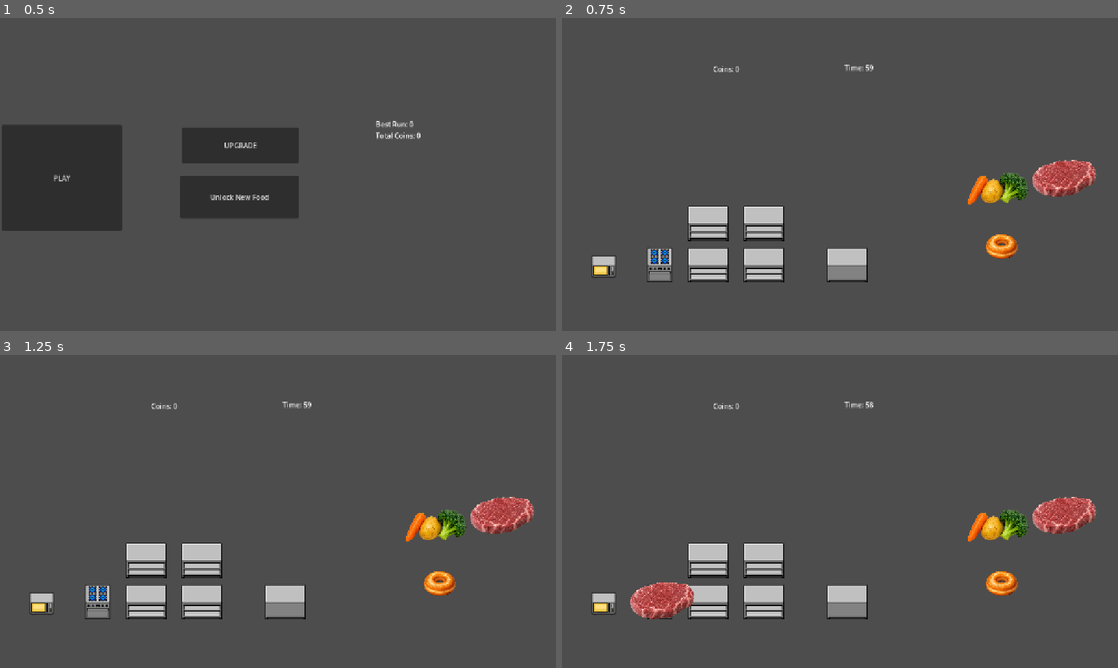
Above: before the commit, frames 1-4 (two rows, left to right).
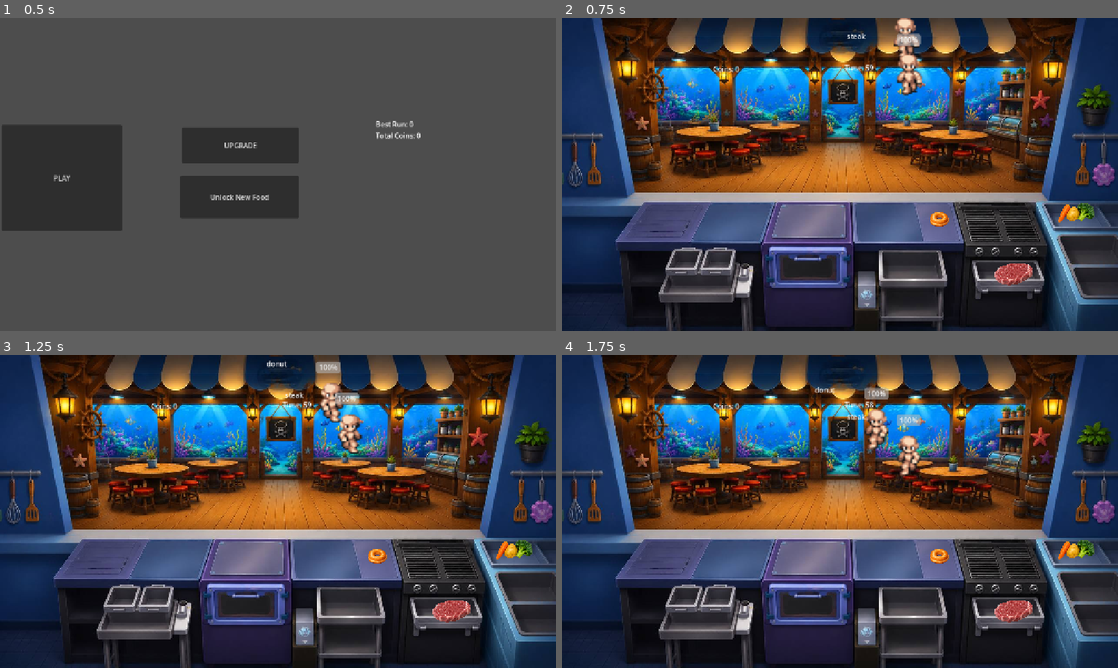
Above: after the commit, the same moments.

Repository: non123a/resturantSim
Game: Godot game, scene res://scenes/dashboard/dashboard.tscn
Same seed, same stepped clock (60 frames per second), same inputs: the game is played once before the commit and once after it.
Inputs (mouse positions are in pixels of both pictures, inside the frame that each line leads up to):
- Up to frame 1 (0.5 s): no input
- Up to frame 2 (0.75 s): click "PLAY" at 0.5 s
- Up to frame 3 (1.25 s): no input
- Up to frame 4 (1.75 s): drag from (1062, 514) to (662, 602) at 1.27 s

Frame 1 is identical in both runs. In frame 2, 95% of the frame differs, in the area x 0-100%, y 0-100%; in frame 3, 95%; in frame 4, 95%.

Commit message:
adding main background

Diff:
--- a/scenes/main/main.tscn
+++ b/scenes/main/main.tscn
@@ -1,6 +1,7 @@
-[gd_scene load_steps=37 format=4 uid="uid://bqi216w3j6cmc"]
+[gd_scene load_steps=38 format=4 uid="uid://bqi216w3j6cmc"]
 
 [ext_resource type="Script" uid="uid://cg6d44c6l386l" path="res://scripts/GameManager.gd" id="1_hyk8p"]
+[ext_resource type="Texture2D" uid="uid://eeb62sb2k455" path="res://assets/chimengAsset/bg-img.jpg" id="2_7nlll"]
 [ext_resource type="Texture2D" uid="uid://b2ayflvuyv8bl" path="res://professional_kitchen/professional_kitchen_withshadows.png" id="3_k2fmo"]
 [ext_resource type="PackedScene" uid="uid://cv3n6a334xap5" path="res://scenes/food/Ingredient.tscn" id="4_6q06x"]
 [ext_resource type="Texture2D" uid="uid://c87iv7v831pyv" path="res://assets/chimengAsset/steak/raw.png" id="5_ow5a4"]
@@ -921,13 +922,13 @@
 sources/0 = SubResource("TileSetAtlasSource_l3cfh")
 
 [sub_resource type="RectangleShape2D" id="RectangleShape2D_ow5a4"]
-size = Vector2(52, 75)
+size = Vector2(126, 75)
 
 [sub_resource type="RectangleShape2D" id="RectangleShape2D_hujxm"]
 size = Vector2(50, 57)
 
 [sub_resource type="RectangleShape2D" id="RectangleShape2D_yyfjg"]
-size = Vector2(92, 74)
+size = Vector2(64, 50)
 
 [sub_resource type="RectangleShape2D" id="RectangleShape2D_b1x3f"]
 size = Vector2(94, 83)
@@ -935,7 +936,14 @@
 [node name="Main" type="Node2D"]
 script = ExtResource("1_hyk8p")
 
+[node name="TextureRect" type="TextureRect" parent="."]
+z_index = -2
+offset_right = 1281.0
+offset_bottom = 720.0
+texture = ExtResource("2_7nlll")
+
 [node name="CanvasLayer" type="CanvasLayer" parent="."]
+layer = 0
 
 [node name="CoinLabel" type="Label" parent="CanvasLayer"]
 offset_left = 348.0
@@ -992,6 +1000,7 @@
 text = "BACK"
 
 [node name="KitchenMap" type="TileMapLayer" parent="."]
+visible = false
 scale = Vector2(2, 2)
 tile_map_data = PackedByteArray("AAANABAAAAAVABgAAAANABEAAAAVABkAAAANABIAAAAVABoAAAAOABAAAAAWABgAAAAOABEAAAAWABkAAAAOAB …(800 unchanged characters)…
 tile_set = SubResource("TileSet_6q06x")
@@ -1001,59 +1010,65 @@
 [node name="StoveArea" type="Area2D" parent="Stations"]
 
 [node name="CollisionShape2D" type="CollisionShape2D" parent="Stations/StoveArea"]
-position = Vector2(227, 565.5)
+position = Vector2(1006, 466)
 shape = SubResource("RectangleShape2D_ow5a4")
 
 [node name="MicrowaveArea" type="Area2D" parent="Stations"]
 
 [node name="CollisionShape2D" type="CollisionShape2D" parent="Stations/MicrowaveArea"]
-position = Vector2(99, 573.5)
+position = Vector2(560, 569)
 shape = SubResource("RectangleShape2D_hujxm")
 
 [node name="PrepSlot1" type="Area2D" parent="Stations"]
-position = Vector2(335, 568)
+position = Vector2(433, 467)
 
 [node name="CollisionShape2D" type="CollisionShape2D" parent="Stations/PrepSlot1"]
+visible = false
+position = Vector2(0, -1)
 shape = SubResource("RectangleShape2D_yyfjg")
 
 [node name="PrepSlot2" type="Area2D" parent="Stations"]
-position = Vector2(336, 471)
+position = Vector2(353, 465)
 
 [node name="CollisionShape2D" type="CollisionShape2D" parent="Stations/PrepSlot2"]
+visible = false
 shape = SubResource("RectangleShape2D_yyfjg")
 
 [node name="PrepSlot3" type="Area2D" parent="Stations"]
-position = Vector2(463, 569)
+position = Vector2(605, 468)
 
 [node name="CollisionShape2D" type="CollisionShape2D" parent="Stations/PrepSlot3"]
-position = Vector2(-1, 0)
+visible = false
+position = Vector2(1, 0)
 shape = SubResource("RectangleShape2D_yyfjg")
 
 [node name="PrepSlot4" type="Area2D" parent="Stations"]
-position = Vector2(467, 468)
+position = Vector2(521, 466)
 
 [node name="CollisionShape2D" type="CollisionShape2D" parent="Stations/PrepSlot4"]
-position = Vector2(-1, 2)
+visible = false
 shape = SubResource("RectangleShape2D_yyfjg")
 
 [node name="DisplayArea" type="Area2D" parent="Stations"]
 position = Vector2(107, 360)
 
 [node name="CollisionShape2D" type="CollisionShape2D" parent="Stations/DisplayArea"]
-position = Vector2(548, 208)
+position = Vector2(636, 107)
 shape = SubResource("RectangleShape2D_b1x3f")
 
 [node name="IngredientShelf" type="Node" parent="."]
 
 [node name="RawSteak" parent="IngredientShelf" instance=ExtResource("4_6q06x")]
-position = Vector2(1153, 369)
+position = Vector2(1038, 589)
+scale = Vector2(0.6, 0.6)
 ingredient_name = "raw_steak"
 ingredient_id = "raw_steak"
 ingredient_texture = ExtResource("5_ow5a4")
 is_source = true
 
 [node name="Vegetables" parent="IngredientShelf" instance=ExtResource("4_6q06x")]
-position = Vector2(1001, 392)
+position = Vector2(1183, 447)
+scale = Vector2(0.6, 0.6)
 ingredient_name = "vegetables"
 ingredient_id = "vegetables"
 ingredient_texture = ExtResource("6_ow5a4")
@@ -1062,6 +1077,7 @@
 [node name="CookedSteak" parent="IngredientShelf" instance=ExtResource("4_6q06x")]
 visible = false
 position = Vector2(1082, 555)
+scale = Vector2(0.6, 0.6)
 ingredient_name = "cooked_steak"
 ingredient_id = "cooked_steak"
 ingredient_texture = ExtResource("6_hujxm")
@@ -1069,31 +1085,36 @@
 [node name="BeefPlate" parent="IngredientShelf" instance=ExtResource("4_6q06x")]
 visible = false
 position = Vector2(1082, 555)
+scale = Vector2(0.6, 0.6)
 ingredient_name = "beef_plate"
 ingredient_id = "beef_plate"
 ingredient_texture = ExtResource("8_yyfjg")
 food_id = "steak"
 
 [node name="BurgerRawBeef" parent="IngredientShelf" instance=ExtResource("4_6q06x")]
-position = Vector2(1159, 235)
+position = Vector2(1217, 528)
+scale = Vector2(0.6, 0.6)
 ingredient_id = "burger_raw_beef"
 ingredient_texture = ExtResource("10_rawbeef")
 is_source = true
 
 [node name="BurgerBread" parent="IngredientShelf" instance=ExtResource("4_6q06x")]
-position = Vector2(1000, 251)
+position = Vector2(802, 578)
+scale = Vector2(0.6, 0.6)
 ingredient_id = "burger_bread"
 ingredient_texture = ExtResource("12_bread")
 is_source = true
 
 [node name="BurgerVegetable" parent="IngredientShelf" instance=ExtResource("4_6q06x")]
-position = Vector2(1156, 135)
+position = Vector2(1240, 617)
+scale = Vector2(0.6, 0.6)
 ingredient_id = "burger_vegetable"
 ingredient_texture = ExtResource("13_veg")
 is_source = true
 
 [node name="BurgerSauce" parent="IngredientShelf" instance=ExtResource("4_6q06x")]
-position = Vector2(1000, 130)
+position = Vector2(806, 654)
+scale = Vector2(0.6, 0.6)
 ingredient_id = "burger_sauce"
 ingredient_texture = ExtResource("14_sauce")
 is_source = true
@@ -1101,48 +1122,56 @@
 [node name="BurgerBeef" parent="IngredientShelf" instance=ExtResource("4_6q06x")]
 visible = false
 position = Vector2(1180, 555)
+scale = Vector2(0.6, 0.6)
 ingredient_id = "burger_beef"
 ingredient_texture = ExtResource("11_beef")
 
 [node name="BurgerBreadVegetable" parent="IngredientShelf" instance=ExtResource("4_6q06x")]
 visible = false
 position = Vector2(1180, 455)
+scale = Vector2(0.6, 0.6)
 ingredient_id = "burger_bread_vegetable"
 ingredient_texture = ExtResource("15_breadveg")
 
 [node name="BurgerBreadVegetableSauce" parent="IngredientShelf" instance=ExtResource("4_6q06x")]
 visible = false
 position = Vector2(1180, 455)
+scale = Vector2(0.6, 0.6)
 ingredient_id = "burger_bread_vegetable_sauce"
 ingredient_texture = ExtResource("16_breadvegsauce")
 
 [node name="BurgerBreadBeef" parent="IngredientShelf" instance=ExtResource("4_6q06x")]
 visible = false
 position = Vector2(1180, 455)
+scale = Vector2(0.6, 0.6)
 ingredient_id = "burger_bread_beef"
 ingredient_texture = ExtResource("17_breadbeef")
 
 [node name="BurgerBreadBeefSauce" parent="IngredientShelf" instance=ExtResource("4_6q06x")]
 visible = false
 position = Vector2(1180, 455)
+scale = Vector2(0.6, 0.6)
 ingredient_id = "burger_bread_beef_sauce"
 ingredient_texture = ExtResource("18_breadbeefsauce")
 
 [node name="BurgerBreadVegetableBeef" parent="IngredientShelf" instance=ExtResource("4_6q06x")]
 visible = false
 position = Vector2(1180, 455)
+scale = Vector2(0.6, 0.6)
 ingredient_id = "burger_bread_vegetable_beef"
 ingredient_texture = ExtResource("19_breadvegbeef")
 
 [node name="Burger" parent="IngredientShelf" instance=ExtResource("4_6q06x")]
 visible = false
 position = Vector2(1180, 455)
+scale = Vector2(0.6, 0.6)
 ingredient_id = "burger"
 ingredient_texture = ExtResource("20_burger")
 food_id = "burger"
 
 [node name="Donut" parent="IngredientShelf" instance=ExtResource("4_6q06x")]
-position = Vector2(1010, 525)
+position = Vector2(867, 463)
+scale = Vector2(0.6, 0.6)
 ingredient_id = "donut"
 ingredient_texture = ExtResource("21_donut")
 food_id = "donut"
@@ -1150,70 +1179,81 @@
 
 [node name="BurritoMeat" parent="IngredientShelf" instance=ExtResource("4_6q06x")]
 visible = false
-position = Vector2(840, 255)
+position = Vector2(226, 466)
+scale = Vector2(0.6, 0.6)
 ingredient_name = "burrito_meat"
 ingredient_texture = ExtResource("24_burrito_meat")
 is_source = true
 
 [node name="BurritoRice" parent="IngredientShelf" instance=ExtResource("4_6q06x")]
 visible = false
-position = Vector2(840, 370)
+position = Vector2(280, 558)
+scale = Vector2(0.6, 0.6)
 ingredient_name = "burrito_rice"
 ingredient_texture = ExtResource("25_burrito_rice")
 is_source = true
 
 [node name="BurritoVegetable" parent="IngredientShelf" instance=ExtResource("4_6q06x")]
 visible = false
-position = Vector2(840, 485)
+position = Vector2(359, 557)
+scale = Vector2(0.6, 0.6)
 ingredient_name = "burrito_vegetable"
 ingredient_texture = ExtResource("26_burrito_vegetable")
 is_source = true
 
 [node name="BurritoMeatTortilla" parent="IngredientShelf" instance=ExtResource("4_6q06x")]
 visible = false
-position = Vector2(840, 255)
+position = Vector2(188, 451)
+scale = Vector2(0.6, 0.6)
 ingredient_id = "burrito_meat_tortilla"
 ingredient_texture = ExtResource("27_burrito_meat_tortilla")
 
 [node name="BurritoRiceTortilla" parent="IngredientShelf" instance=ExtResource("4_6q06x")]
 visible = false
-position = Vector2(840, 370)
+position = Vector2(258, 467)
+scale = Vector2(0.6, 0.6)
 ingredient_id = "burrito_rice_tortilla"
 ingredient_texture = ExtResource("28_burrito_rice_tortilla")
 
 [node name="BurritoMeatTortillaVegetable" parent="IngredientShelf" instance=ExtResource("4_6q06x")]
 visible = false
-position = Vector2(840, 255)
+position = Vector2(205, 567)
+scale = Vector2(0.6, 0.6)
 ingredient_id = "burrito_meat_tortilla_vegetable"
 ingredient_texture = ExtResource("29_burrito_meat_tortilla_vegetable")
 
 [node name="BurritoRiceTortillaVegetable" parent="IngredientShelf" instance=ExtResource("4_6q06x")]
 visible = false
-position = Vector2(840, 370)
+position = Vector2(366, 624)
+scale = Vector2(0.6, 0.6)
 ingredient_id = "burrito_rice_tortilla_vegetable"
 ingredient_texture = ExtResource("30_burrito_rice_tortilla_vegetable")
 
 [node name="BurritoMeatRiceTortilla" parent="IngredientShelf" instance=ExtResource("4_6q06x")]
 visible = false
-position = Vector2(840, 370)
+position = Vector2(273, 619)
+scale = Vector2(0.6, 0.6)
 ingredient_id = "burrito_meat_rice_tortilla"
 ingredient_texture = ExtResource("31_burrito_beef_rice_tortilla")
 
 [node name="BurritoBeefRiceTortilla" parent="IngredientShelf" instance=ExtResource("4_6q06x")]
 visible = false
-position = Vector2(840, 370)
+position = Vector2(497, 677)
+scale = Vector2(0.6, 0.6)
 ingredient_id = "burrito_beef_rice_tortilla"
 ingredient_texture = ExtResource("31_burrito_beef_rice_tortilla")
 
 [node name="Burrito" parent="IngredientShelf" instance=ExtResource("4_6q06x")]
 visible = false
 position = Vector2(970, 455)
+scale = Vector2(0.6, 0.6)
 ingredient_id = "burrito"
 ingredient_texture = ExtResource("22_burrito")
 food_id = "burrito"
 
 [node name="Jelly" parent="IngredientShelf" instance=ExtResource("4_6q06x")]
-position = Vector2(1162, 498)
+position = Vector2(746, 469)
+scale = Vector2(0.6, 0.6)
 ingredient_name = "jelly"
 ingredient_texture = ExtResource("24_jelly_no_plate")
 is_source = true
@@ -1221,6 +1261,7 @@
 [node name="JellyPlate" parent="IngredientShelf" instance=ExtResource("4_6q06x")]
 visible = false
 position = Vector2(970, 355)
+scale = Vector2(0.6, 0.6)
 ingredient_name = "jelly_plate"
 ingredient_texture = ExtResource("23_jelly")
 food_id = "jelly"
--- a/scripts/GameManager.gd
+++ b/scripts/GameManager.gd
@@ -57,9 +57,9 @@
 		ingredient_templates[ingredient_id] = ingredient
 
 var spawn_positions = [
-	Vector2(200, 500),
-	Vector2(360, 500),
-	Vector2(520, 500)
+	Vector2(0, 250),
+	Vector2(200, 250),
+	Vector2(400, 250)
 ]
 
 func spawn_customer():
@@ -72,7 +72,7 @@
 	add_child(c)
 
 	var index = get_open_spawn_index()
-	c.position = Vector2(spawn_positions[index].x, 1400)
+	c.position = Vector2(spawn_positions[index].x, 0)
 	c.target_position = spawn_positions[index]
 
 	c.served.connect(_on_customer_served)
Binary file added: assets/chimengAsset/bg-img.jpg
Not shown, added: assets/chimengAsset/bg-img.jpg.import
Not shown, changed: assets/.DS_Store
